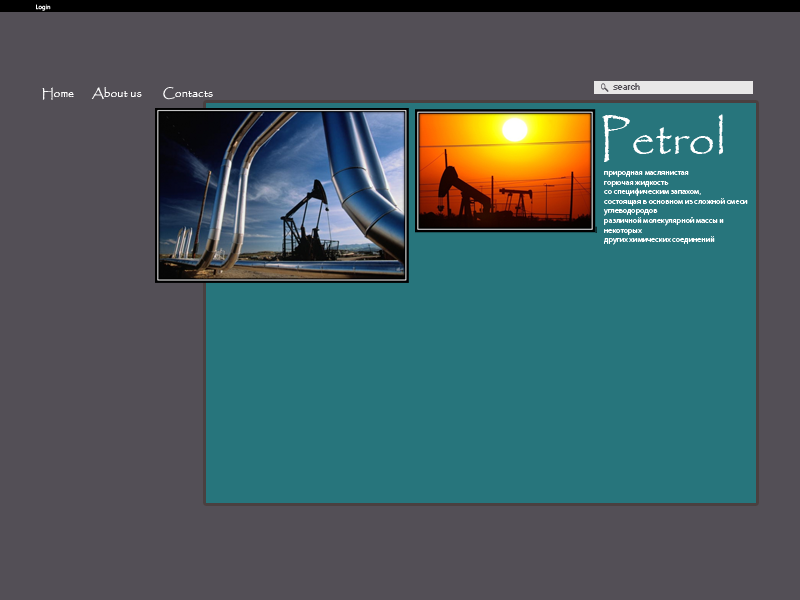
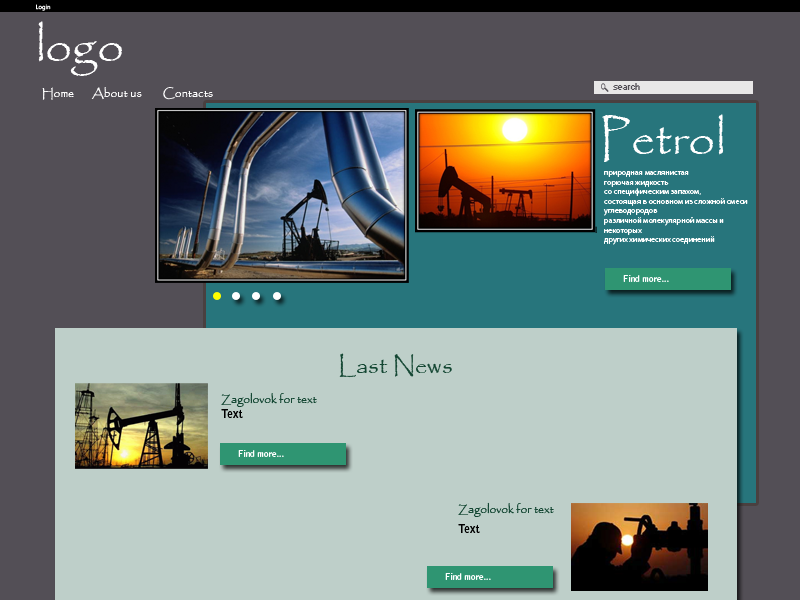
Comparing the layer stacks of the two 800 × 600 images. Changes:
added layer "Logo" above "Petrol" over [38, 21, 122, 76]
added layer "page4" above "page3" over [273, 292, 281, 300]
added layer "page3" above "page2" over [252, 292, 260, 300]
added layer "page2" above "page1" over [232, 292, 240, 300]
added layer "page1" above "Find more..." over [213, 292, 221, 300]
added layer "Find more..." above "Find more_news_2" over [604, 268, 738, 298]
added layer "Find more_news_2" above "Text_2" over [426, 566, 560, 596]
added layer "Text_2" above "Zag_text2" over [458, 524, 480, 533]
added layer "Zag_text2" above "pic_right" over [458, 502, 554, 517]
added layer "pic_right" above "Find more_news_1" over [571, 503, 708, 591]
added layer "Find more_news_1" above "Text_1" over [219, 443, 353, 473]
added layer "Text_1" above "Zag_text1" over [221, 409, 243, 418]
added layer "Zag_text1" above "pic_left" over [221, 392, 317, 407]
added layer "pic_left" above "Last News" over [75, 383, 208, 469]
added layer "Last News" above "Shape 2" over [339, 353, 452, 378]
added layer "Shape 2" above "Shape 1" over [55, 328, 737, 600]
